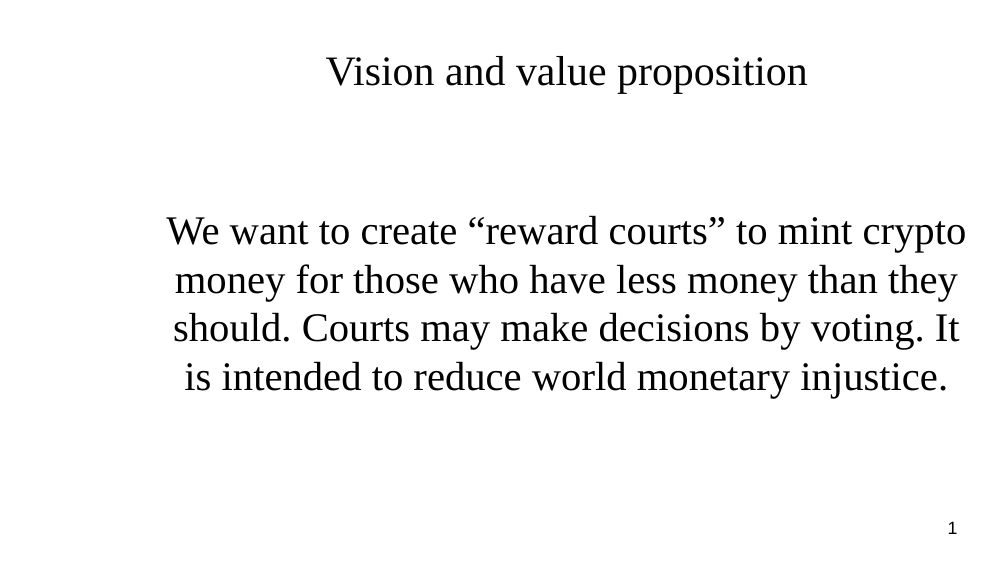
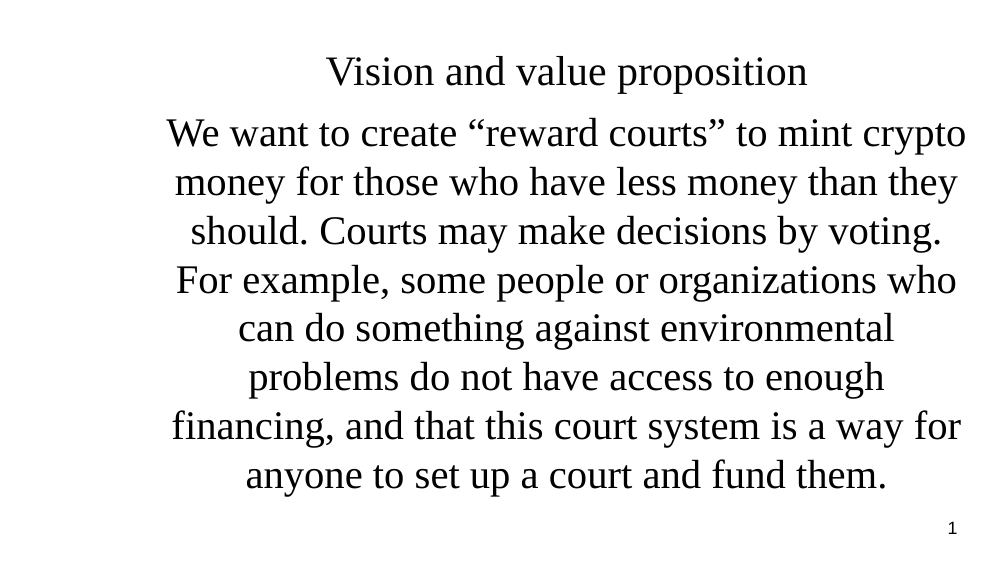
Before and after one commit to vporton/courts, a slide deck: slide 1 of deliverables/pitch-deck.odp. Drawn at 1008x567 pixels with LibreOffice and Linux fonts; fonts in the diff are those of the drawing; background and template pictures are left out. Boxes give left, top, right and bottom in pixels: in the first picture for what was removed or moved away, otherwise in the second. Text is boxed around its words. In the diff, an @@ line names an element or a change of style, - is before the commit and + after.

```diff
--- a/deliverables/pitch-deck.odp
+++ b/deliverables/pitch-deck.odp
@@ subtitle at (166,117,967,496): text changed @@
-We want to create “reward courts” to mint crypto money for those who have less money than they should. Courts may make decisions by voting. It is intended to reduce world monetary injustice.
+We want to create “reward courts” to mint crypto money for those who have less money than they should. Courts may make decisions by voting. For example, some people or organizations who can do something against environmental problems do not have access to enough financing, and that this court system is a way for anyone to set up a court and fund them.
```
Also in this commit, not shown: 2 other slides changed, 1 other file.
